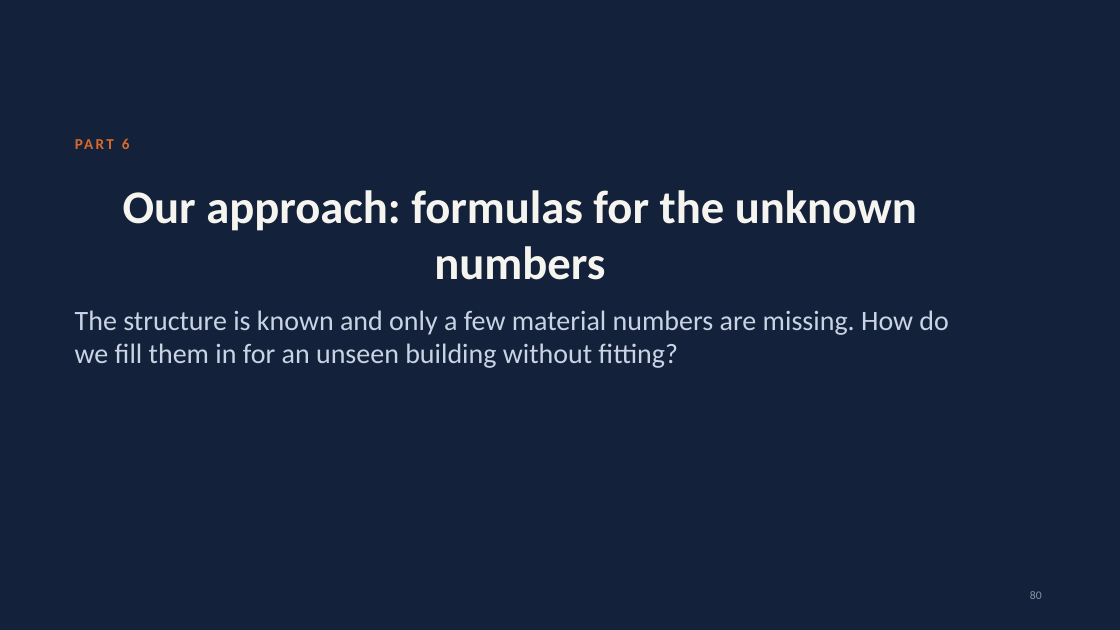
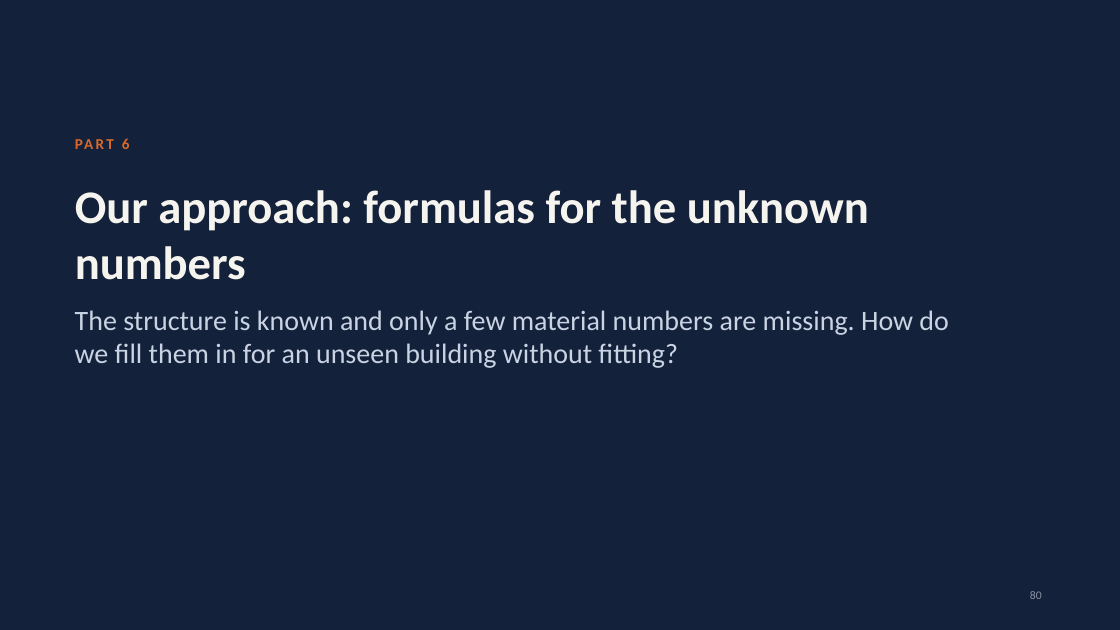
Before and after one commit to srivathsanb14/working-code, a slide deck: slide 80 of docs/One_Controller_for_Every_Building_meeting.pptx. Drawn at 1120x630 pixels with LibreOffice and Linux fonts; fonts in the diff are those of the drawing. Boxes give left, top, right and bottom in pixels: in the first picture for what was removed or moved away, otherwise in the second. Text is boxed around its words. In the diff, an @@ line names an element or a change of style, - is before the commit and + after.

```diff
--- a/docs/One_Controller_for_Every_Building_meeting.pptx
+++ b/docs/One_Controller_for_Every_Building_meeting.pptx
@@ title "Our approach: formulas for the ..." at [75,190,869,280]: alignment centre to left @@
```
Also in this commit, not shown: 153 other slides changed, 4 other files.
